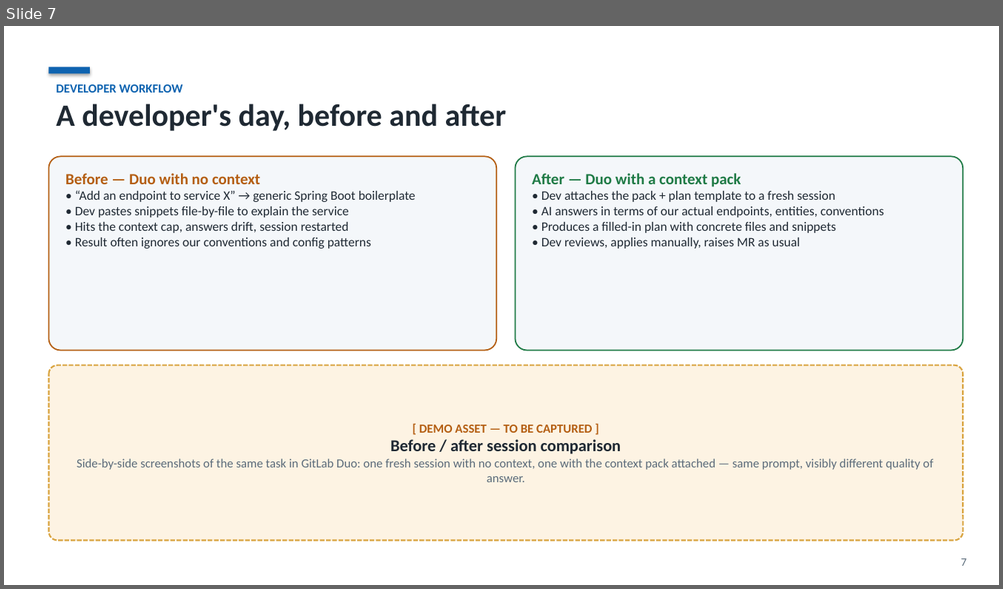
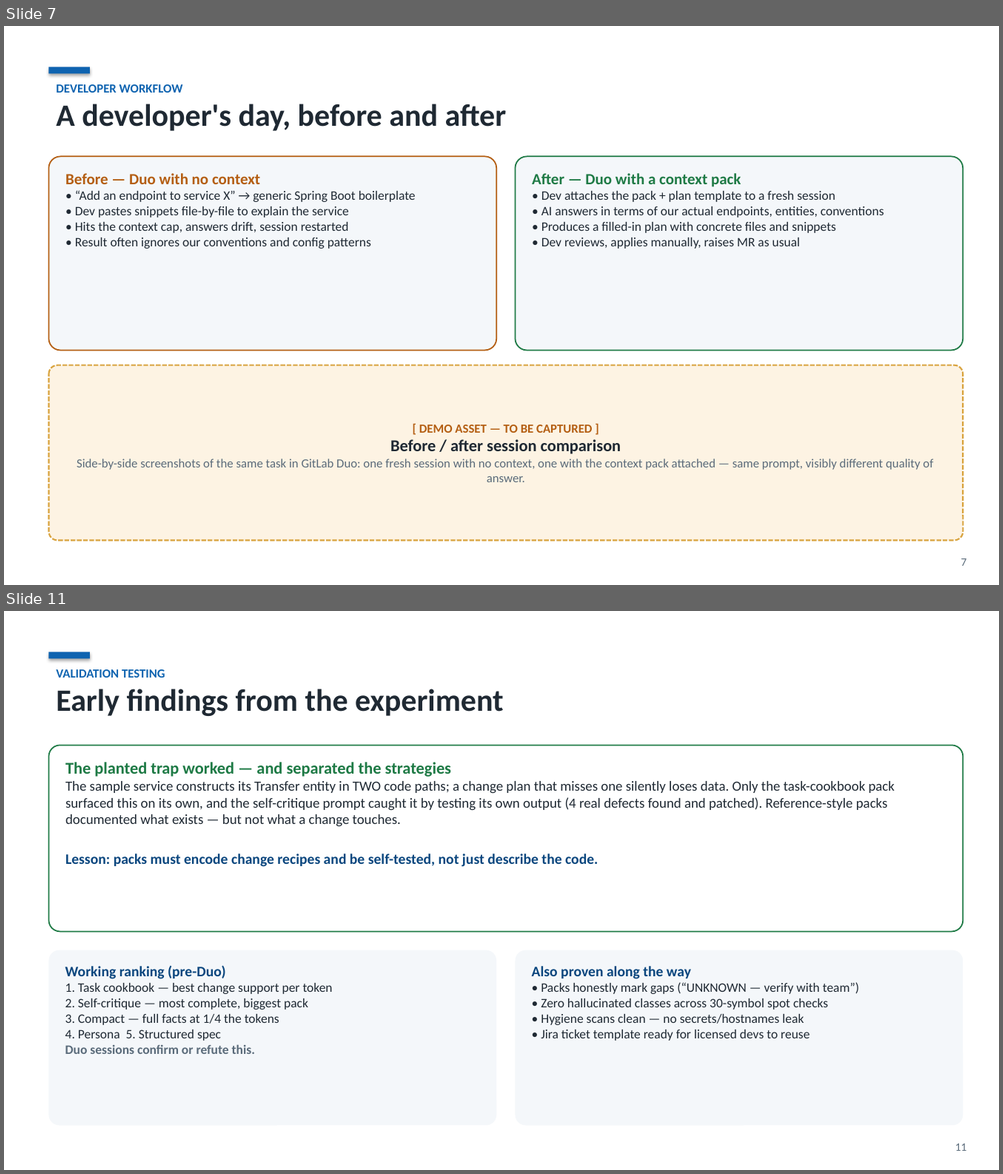
Before and after one commit to kamilhakim-s/claude2duo, a slide deck: deck/claude2duo-context-packs.pptx. Shown one above the other, each under a label of ours: slide 7 before the commit, slides 7 and 11 after it; the slides between them are not shown. The pictures are 1003x589 and 1003x1174 pixels, drawn with LibreOffice and Linux fonts; fonts in the diff are those of the drawing. Boxes give left, top, right and bottom in pixels: in the first picture for what was removed or moved away, otherwise in the second. Text is boxed around its words. In the diff, an @@ line names an element or a change of style, - is before the commit and + after.

```diff
--- a/deck/claude2duo-context-packs.pptx
+++ b/deck/claude2duo-context-packs.pptx
@@ slide 11 added at (4, 611, 999, 1170), background #FFFFFF @@
@@ rectangle added at (48, 652, 90, 659), fill #0E63B0 @@
@@ text added at (56, 669, 503, 716), 30 pt, text #1F2933, bold @@
+VALIDATION TESTING
+Early findings from the experiment
@@ rounded rectangle added at (48, 745, 963, 932), fill #FFFFFF, outline #1E7A45 1.25 pt, 13.5 pt, text #1F2933 @@
+The planted trap worked — and separated the strategies
+The sample service constructs its Transfer entity in TWO code paths; a change plan that misses one silently loses data. Only the task-cookbook pack surfaced this on its own, and the self-critique prompt caught it by testing its own output (4 real defects found and patched). Reference-style packs documented what exists — but not what a change touches.
+Lesson: packs must encode change recipes and be self-tested, not just describe the code.
@@ rounded rectangle added at (48, 951, 496, 1126), fill #F4F7FA, 12.5 pt, text #1F2933 @@
+Working ranking (pre-Duo)
+1. Task cookbook — best change support per token
+2. Self-critique — most complete, biggest pack
+3. Compact — full facts at 1/4 the tokens
+4. Persona 5. Structured spec
+Duo sessions confirm or refute this.
@@ rounded rectangle added at (515, 951, 963, 1126), fill #F4F7FA, 12.5 pt, text #1F2933 @@
+Also proven along the way
+• Packs honestly mark gaps (“UNKNOWN — verify with team”)
+• Zero hallucinated classes across 30-symbol spot checks
+• Hygiene scans clean — no secrets/hostnames leak
+• Jira ticket template ready for licensed devs to reuse
@@ text added at (955, 1144, 967, 1151), 11 pt, text #5A6B7A @@
+11
```
Also in this commit, not shown: 7 slides changed, 2 other slides added, 2 slides removed, 3 other files.
